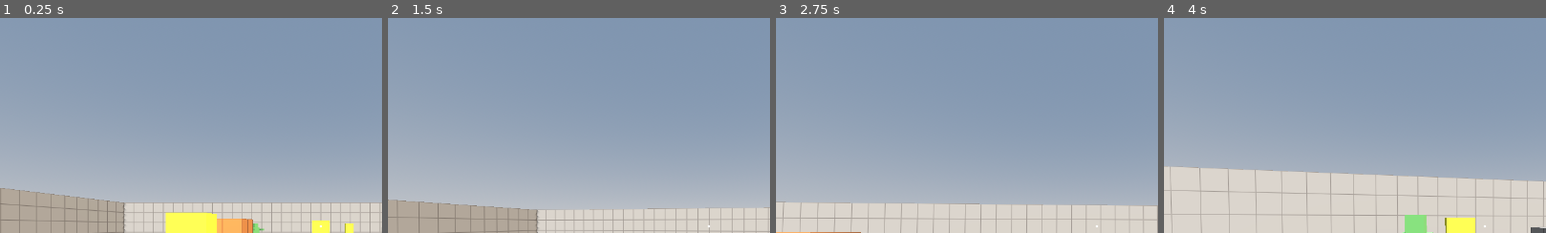
Above: before the commit, frames 1-4 (left to right).
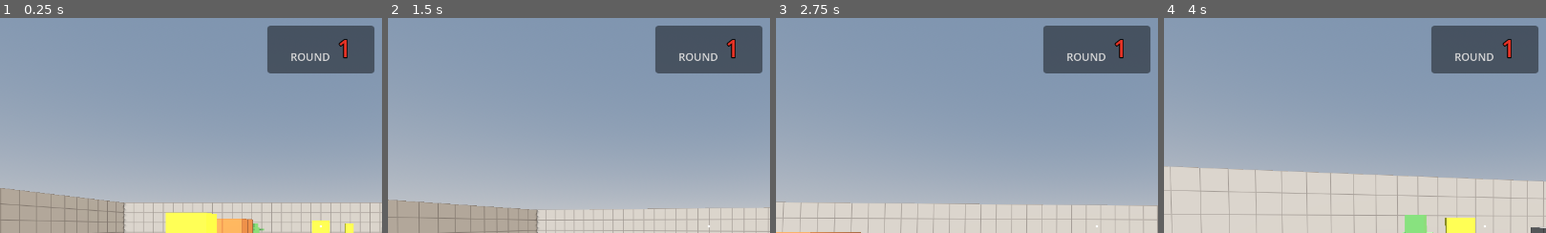
Above: after the commit, the same moments.

Repository: juanakajuan/zombie-survival-fps
Game: Godot game, scene res://levels/test_range.tscn
The game is run twice, just before and just after one commit, with the same random seed, the same clock (stepped at 60 frames per second) and the same inputs.
Inputs (mouse positions are % of the whole screen's width and height, from its top left):
- Up to frame 1 (0.25 s): no input
- Up to frame 2 (1.5 s): tap Enter at 0.5 s; move the mouse to (55, 50) at 0.52 s; press the mouse at (55, 50) at 0.53 s; hold W (move_forward) from 0.53 s (still down); tap Space (jump) at 0.77, 1.07 s; move the mouse to (45, 50) at 1.27 s; release the mouse at (45, 50) at 1.28 s; tap Shift (sprint) at 1.35 s; click (45, 50) at 1.42 s
- Up to frame 3 (2.75 s): keep holding W (move_forward); tap Space (jump) at 1.52, 1.82 s; move the mouse to (52, 48) at 2.02 s; press the mouse at (52, 48) at 2.03 s
- Up to frame 4 (4 s): keep holding W (move_forward); move the mouse to (49, 52) at 2.77 s; release the mouse at (49, 52) at 2.78 s; tap Shift (sprint) at 2.85 s; click (49, 52) at 2.92 s; tap Space (jump) at 3.02, 3.32, 3.77 s; move the mouse to (57, 51) at 3.52 s; press the mouse at (57, 51) at 3.53 s
The pictures show only the part of the screen within x 8-58%, y 2-52%; the shares and areas given below are measured in that part.

The runs differ from the first frame. In frame 1, 6.2% of the frame differs, in the area x 70-98%, y 3-26%; in frame 2, 6.2%; in frame 3, 6.2%; in frame 4, 6.2%.

Commit message:
feat: show the round number and break on the HUD
Closes #4

Diff:
--- a/hud/hud.gd
+++ b/hud/hud.gd
@@ -1,9 +1,11 @@
 class_name Hud
 extends CanvasLayer
-## Shows the player's health, the rounds in the magazine, and when the weapon reloads.
+## Shows the player's health, the rounds in the magazine, when the weapon reloads, the round, and the break between rounds.
 
 @export var health: Health
 @export var weapon: Weapon
+## If it is empty, the HUD uses the first RoundManager in the tree. Without one, the round panel stays hidden.
+@export var round_manager: RoundManager
 @export var health_color: Color = Color(0.35, 0.85, 0.4)
 @export var low_health_color: Color = Color(0.95, 0.25, 0.2)
 @export_range(0.0, 1.0, 0.05) var low_health_fraction: float = 0.3
@@ -12,6 +14,9 @@
 @onready var _health_bar: ProgressBar = %HealthBar
 @onready var _ammo_value: Label = %AmmoValue
 @onready var _reload_label: Label = %ReloadLabel
+@onready var _round_panel: Control = %RoundPanel
+@onready var _round_value: Label = %RoundValue
+@onready var _break_label: Label = %BreakLabel
 
 
 func _ready() -> void:
@@ -22,6 +27,12 @@
 	_health_bar.max_value = health.max_health
 	_on_health_changed(health.current)
 	_update_ammo()
+	if round_manager == null:
+		round_manager = get_tree().get_first_node_in_group(RoundManager.GROUP) as RoundManager
+	if round_manager != null:
+		round_manager.round_started.connect(_update_round.unbind(1))
+		round_manager.round_ended.connect(_update_round.unbind(1))
+	_update_round()
 
 
 func _on_health_changed(current: float) -> void:
@@ -36,3 +47,11 @@
 func _update_ammo() -> void:
 	_ammo_value.text = "%d / %d" % [weapon.ammo, weapon.data.magazine_size]
 	_reload_label.visible = weapon.is_reloading()
+
+
+func _update_round() -> void:
+	_round_panel.visible = round_manager != null and round_manager.round_number > 0
+	if not _round_panel.visible:
+		return
+	_round_value.text = str(round_manager.round_number)
+	_break_label.visible = round_manager.state == RoundManager.State.BREAK
--- a/hud/hud.tscn
+++ b/hud/hud.tscn
@@ -134,3 +134,54 @@
 theme_override_constants/outline_size = 6
 theme_override_font_sizes/font_size = 40
 text = "12 / 12"
+
+[node name="RoundPanel" type="PanelContainer" parent="."]
+unique_name_in_owner = true
+visible = false
+anchors_preset = 5
+anchor_left = 0.5
+anchor_right = 0.5
+offset_left = -90.0
+offset_top = 24.0
+offset_right = 90.0
+offset_bottom = 104.0
+grow_horizontal = 2
+mouse_filter = 2
+theme_override_styles/panel = SubResource("panel")
+
+[node name="VBox" type="VBoxContainer" parent="RoundPanel"]
+layout_mode = 2
+mouse_filter = 2
+
+[node name="Row" type="HBoxContainer" parent="RoundPanel/VBox"]
+layout_mode = 2
+mouse_filter = 2
+alignment = 1
+theme_override_constants/separation = 12
+
+[node name="Caption" type="Label" parent="RoundPanel/VBox/Row"]
+layout_mode = 2
+size_flags_vertical = 8
+theme_override_colors/font_color = Color(0.85, 0.85, 0.85, 1)
+theme_override_font_sizes/font_size = 18
+text = "ROUND"
+
+[node name="RoundValue" type="Label" parent="RoundPanel/VBox/Row"]
+unique_name_in_owner = true
+layout_mode = 2
+theme_override_colors/font_color = Color(0.9, 0.2, 0.15, 1)
+theme_override_colors/font_outline_color = Color(0, 0, 0, 1)
+theme_override_constants/outline_size = 6
+theme_override_font_sizes/font_size = 40
+text = "1"
+
+[node name="BreakLabel" type="Label" parent="RoundPanel/VBox"]
+unique_name_in_owner = true
+visible = false
+layout_mode = 2
+theme_override_colors/font_color = Color(0.45, 0.8, 1, 1)
+theme_override_colors/font_outline_color = Color(0, 0, 0, 1)
+theme_override_constants/outline_size = 6
+theme_override_font_sizes/font_size = 22
+text = "BREAK"
+horizontal_alignment = 1
--- a/rounds/round_manager.gd
+++ b/rounds/round_manager.gd
@@ -7,6 +7,9 @@
 signal round_ended(round_number: int)
 
 enum State { BREAK, ACTIVE }
+
+## The HUD is in the player scene, so it finds the manager of the level by this group.
+const GROUP := &"round_manager"
 
 @export var settings: RoundSettings
 @export var zombie_scene: PackedScene = preload("res://zombie/zombie.tscn")
@@ -21,6 +24,10 @@
 var _zombies_alive: int = 0
 var _spawn_cooldown: float = 0.0
 var _break_left: float = 0.0
+
+
+func _enter_tree() -> void:
+	add_to_group(GROUP)
 
 
 func _ready() -> void:
--- a/tests/hud/test_hud.gd
+++ b/tests/hud/test_hud.gd
@@ -42,6 +42,54 @@
 	assert_eq(_label(player, "AmmoValue").text, "%d / %d" % [weapon.data.magazine_size, weapon.data.magazine_size], "ammo refilled")
 
 
+func test_round_panel_is_hidden_without_a_round_manager() -> void:
+	var player := await _spawn_player()
+	assert_true(not _round_panel(player).is_visible_in_tree(), "round panel hidden")
+
+
+func test_round_number_shows_when_a_round_starts() -> void:
+	var manager := _spawn_round_manager()
+	var player := await _spawn_player()
+	assert_true(_round_panel(player).is_visible_in_tree(), "round panel shown")
+	assert_eq(_label(player, "RoundValue").text, "1", "round text")
+	assert_eq(manager.state, RoundManager.State.ACTIVE, "round 1 is active")
+	assert_true(not _label(player, "BreakLabel").is_visible_in_tree(), "break label hidden during a round")
+
+
+func test_break_label_follows_round_end_and_next_round() -> void:
+	var manager := _spawn_round_manager()
+	var player := await _spawn_player()
+	_kill_zombies(manager)
+	await physics_frames(2)
+	assert_eq(manager.state, RoundManager.State.BREAK, "break after the last zombie")
+	assert_true(_label(player, "BreakLabel").is_visible_in_tree(), "break label shown during the break")
+	assert_eq(_label(player, "RoundValue").text, "1", "round text during the break")
+	await physics_frames(roundi(manager.settings.break_time * Engine.physics_ticks_per_second) + FRAME_MARGIN)
+	assert_eq(manager.round_number, 2, "round 2 started")
+	assert_eq(_label(player, "RoundValue").text, "2", "round text after the break")
+	assert_true(not _label(player, "BreakLabel").is_visible_in_tree(), "break label hidden in round 2")
+
+
+func _spawn_round_manager() -> RoundManager:
+	var settings := RoundSettings.new()
+	settings.first_round_zombies = 1
+	settings.first_round_speed = 0.0
+	settings.break_time = 0.5
+	var manager := RoundManager.new()
+	manager.settings = settings
+	var marker := Marker3D.new()
+	marker.position = Vector3(0.0, 0.0, -6.0)
+	manager.add_child(marker)
+	add_child(manager)
+	return manager
+
+
+func _kill_zombies(manager: RoundManager) -> void:
+	for child: Node in manager.get_children():
+		if child is Zombie:
+			Health.find_on(child).damage(1.0e6)
+
+
 func _spawn_player() -> Player:
 	var player := PLAYER_SCENE.instantiate() as Player
 	add_child(player)
@@ -55,3 +103,7 @@
 
 func _label(player: Player, unique_name: String) -> Label:
 	return player.get_node("Hud").get_node("%" + unique_name) as Label
+
+
+func _round_panel(player: Player) -> Control:
+	return player.get_node("Hud").get_node("%RoundPanel") as Control
Not shown, changed: DESIGN.md
